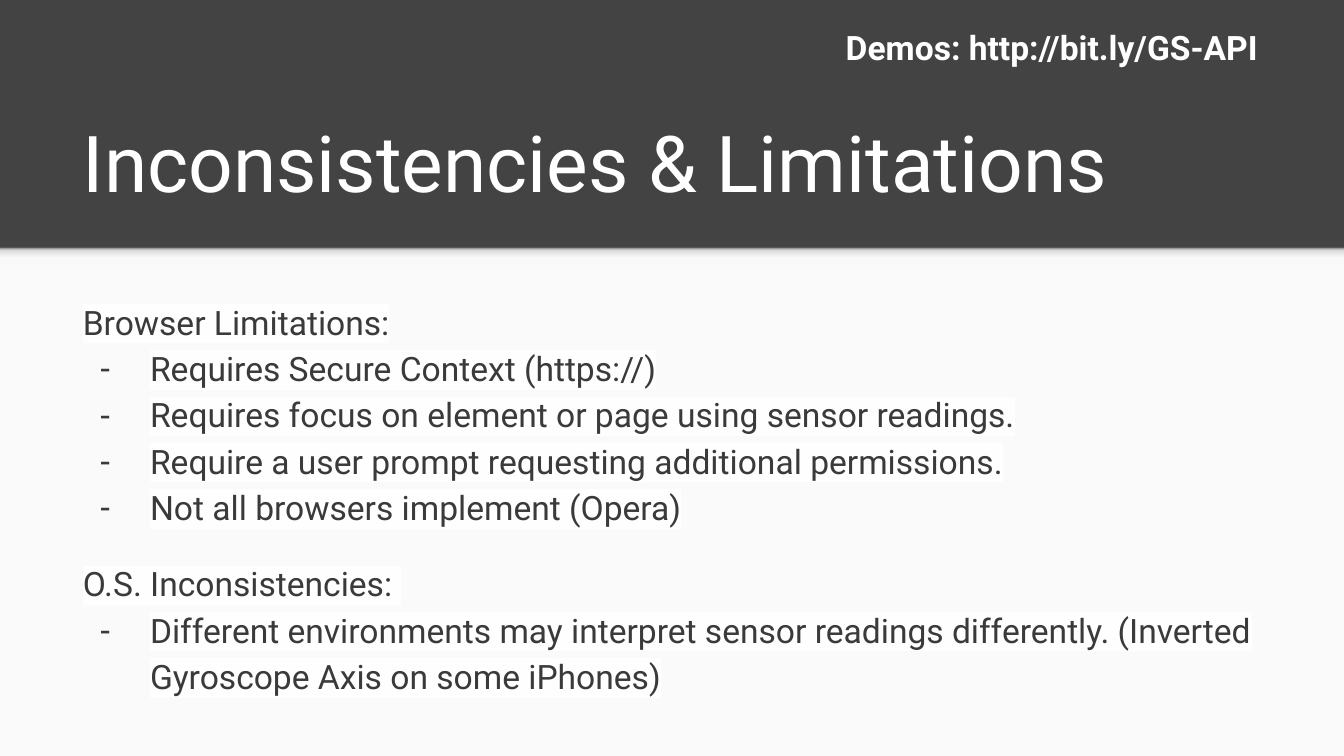
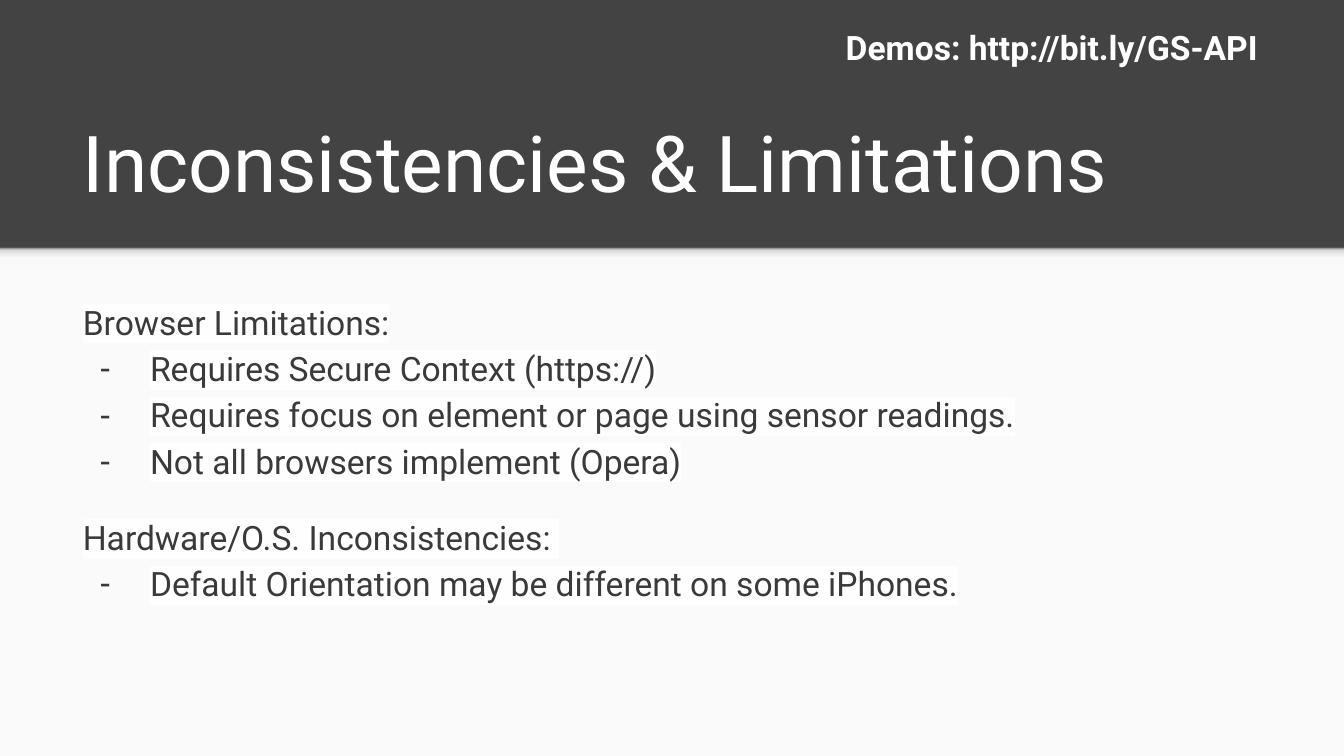
Before and after one commit to GGonryun/GenericSensorDemo, a slide deck: slide 6 of The Generic Sensor API.pptx. Drawn at 1344x756 pixels with LibreOffice and Linux fonts; fonts in the diff are those of the drawing. Boxes give left, top, right and bottom in pixels: in the first picture for what was removed or moved away, otherwise in the second. Text is boxed around its words. In the diff, an @@ line names an element or a change of style, - is before the commit and + after.

```diff
--- a/The Generic Sensor API.pptx
+++ b/The Generic Sensor API.pptx
@@ text at (150, 449, 1002, 481): paragraph removed @@
-– Require a user prompt requesting additional permissions.
@@ text at (83, 525, 957, 603): text changed @@
-O.S. Inconsistencies:
-– Different environments may interpret sensor readings differently. (Inverted Gyroscope Axis on some iPhones)
+Hardware/O.S. Inconsistencies:
+– Default Orientation may be different on some iPhones.
```
Also in this commit, not shown: 2 other slides changed, 1 other file.
